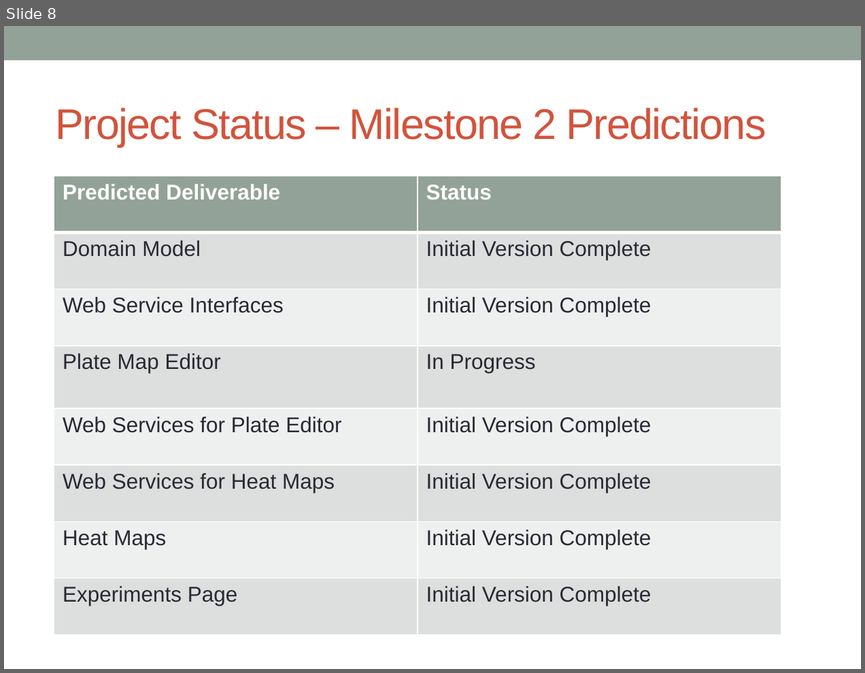
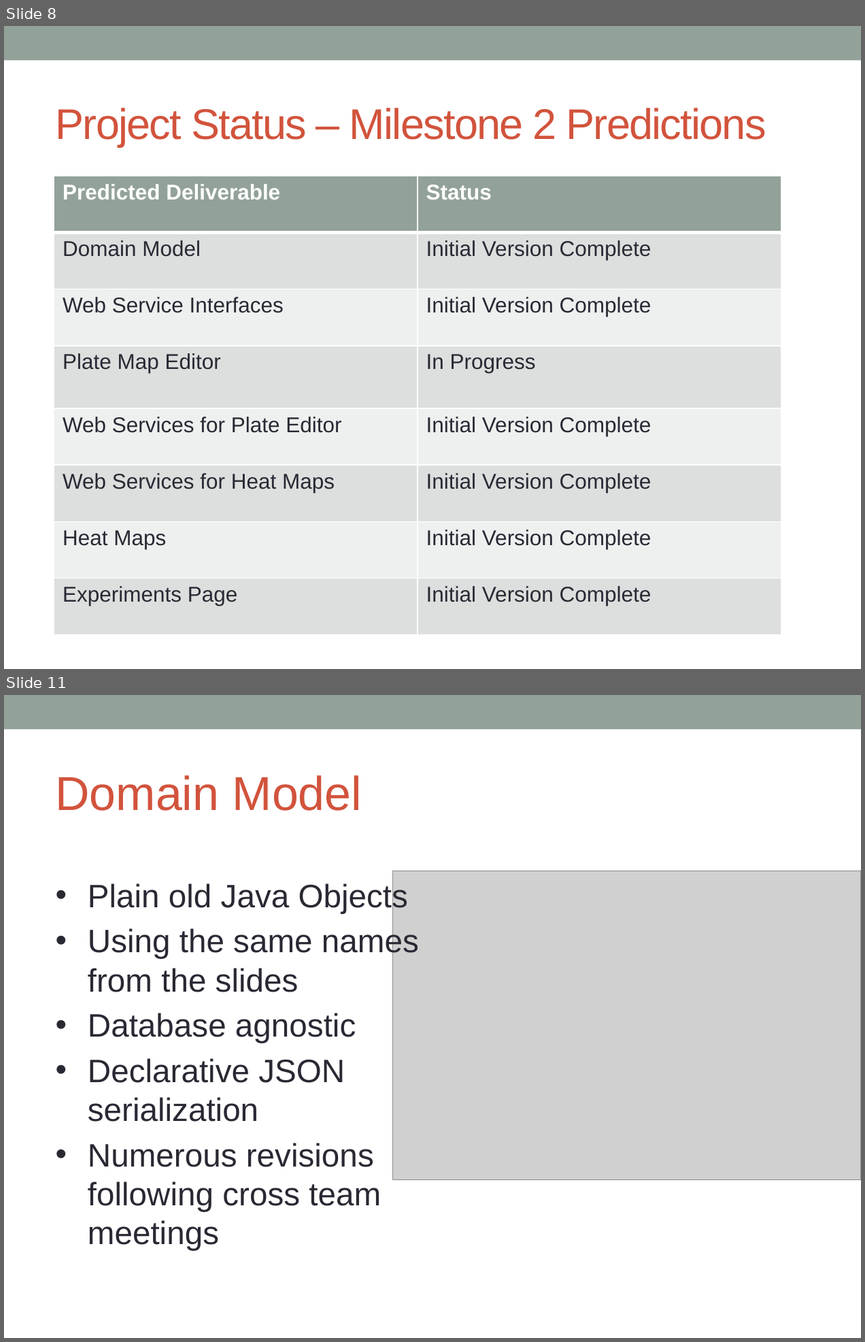
Before and after one commit to massfords/we99, a slide deck: docs/Presentations/WestEastMilestone2Presentation_v1.pptx. Shown one above the other, each under a label of ours: slide 8 before the commit, slides 8 and 11 after it; the slides between them are not shown. The pictures are 865x673 and 865x1342 pixels, drawn with LibreOffice and Linux fonts; fonts in the diff are those of the drawing; grey boxes stand for pictures. Boxes give left, top, right and bottom in pixels: in the first picture for what was removed or moved away, otherwise in the second. Text is boxed around its words. In the diff, an @@ line names an element or a change of style, - is before the commit and + after.

```diff
--- a/docs/Presentations/WestEastMilestone2Presentation_v1.pptx
+++ b/docs/Presentations/WestEastMilestone2Presentation_v1.pptx
@@ slide 11 added at box(4, 695, 861, 1338), background #FFFFFF; not listed: 1 template element that a slide beside it also shows @@
@@ text added at box(55, 775, 362, 811), 40 pt, text #D2533C @@
+Domain Model
@@ picture added at box(392, 870, 861, 1179) @@
@@ text added at box(88, 881, 419, 1250), 27.2 pt, text #292934 @@
+• Plain old Java Objects
+• Using the same names from the slides
+• Database agnostic
+• Declarative JSON serialization
+• Numerous revisions following cross team meetings
```
Also in this commit, not shown: 4 slides changed, 4 other slides added, 2 slides removed.
